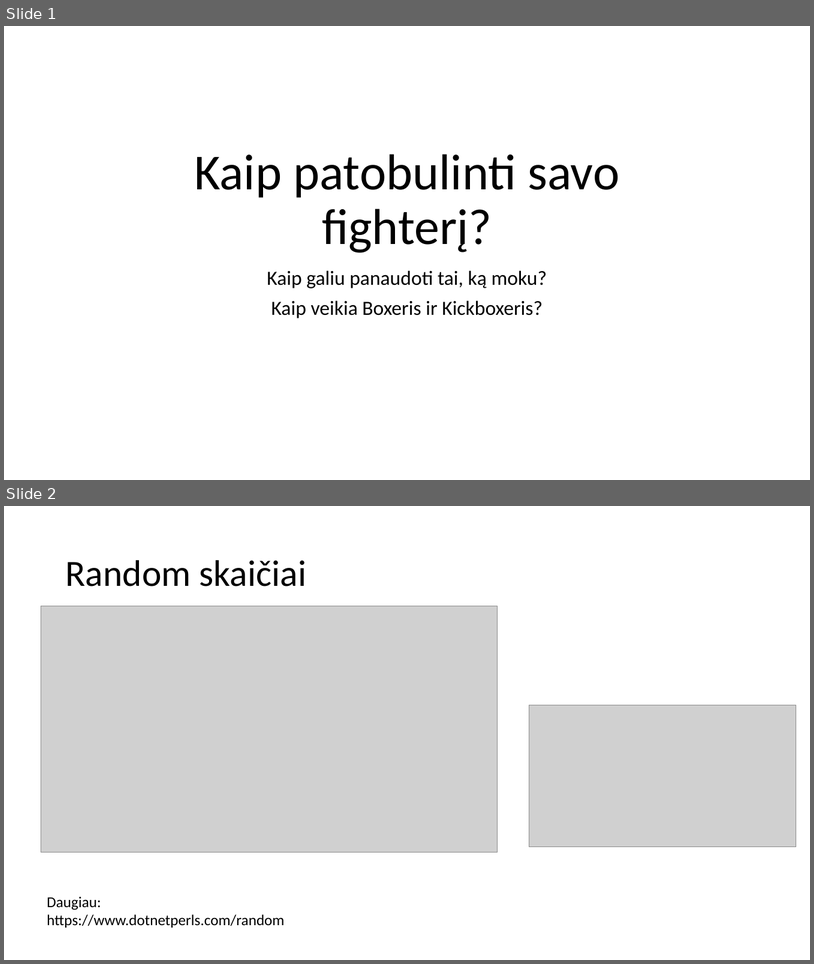
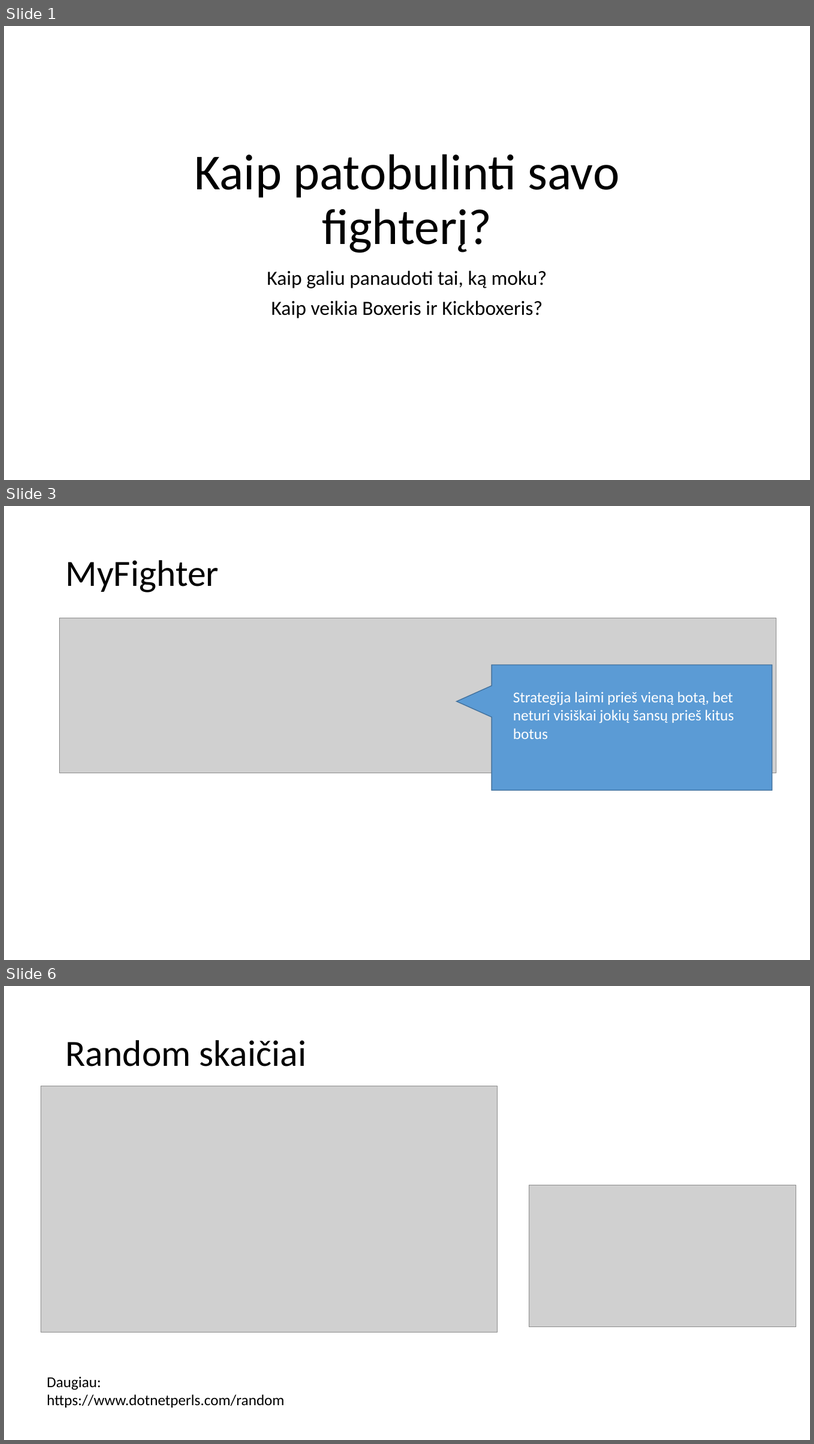
Before and after one commit to susnyrut/Pamokos, a slide deck: 10_pamoka_12_13/10pamoka.pptx. Shown one above the other, each under a label of ours: slides 1 and 2 before the commit, slides 1, 3 and 6 after it; the slides between them are not shown. The pictures are 814x964 and 814x1444 pixels, drawn with LibreOffice and Linux fonts; fonts in the diff are those of the drawing; grey boxes stand for pictures. Boxes give left, top, right and bottom in pixels: in the first picture for what was removed or moved away, otherwise in the second. Text is boxed around its words. In the diff, an @@ line names an element or a change of style, - is before the commit and + after.

```diff
--- a/10_pamoka_12_13/10pamoka.pptx
+++ b/10_pamoka_12_13/10pamoka.pptx
@@ slide 3 added at [4,506,810,960], background #FFFFFF @@
@@ title added at [65,560,219,592], 44 pt, text #000000 @@
+MyFighter
@@ picture added at [60,618,777,773] @@
@@ speech box added at [492,665,773,790], fill #5B9BD5, outline #43739E 1 pt @@
@@ text added at [513,691,735,739], 18 pt, text #FFFFFF @@
+Strategija laimi prieš vieną botą, bet neturi visiškai jokių šansų prieš kitus botus
@@ what was slide 2 is now slide 6 @@
```
Also in this commit, not shown: 4 other slides added, 1 other file.
